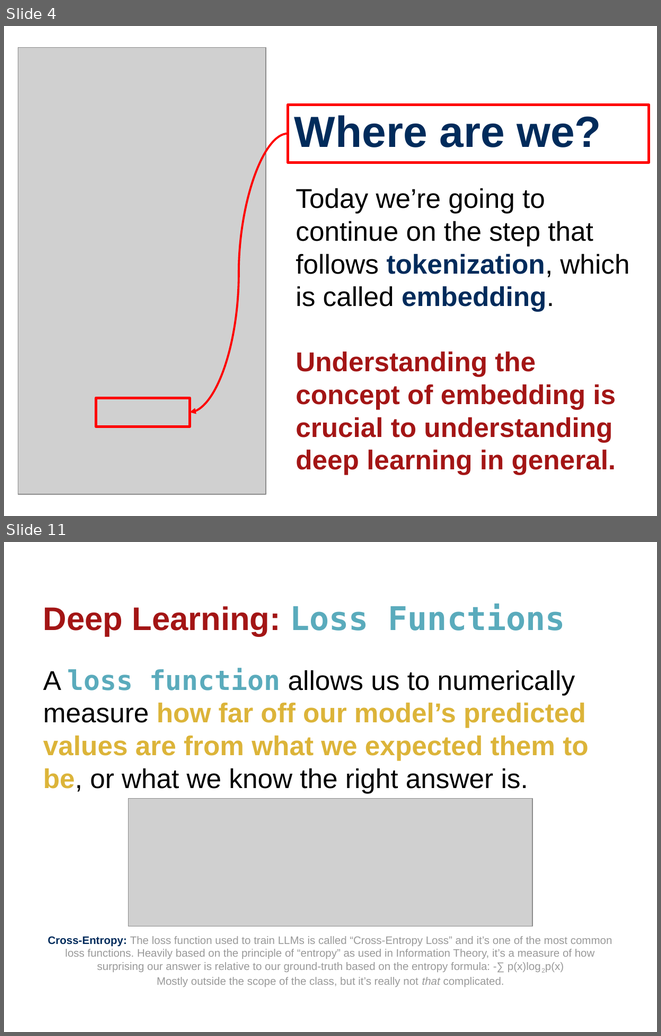
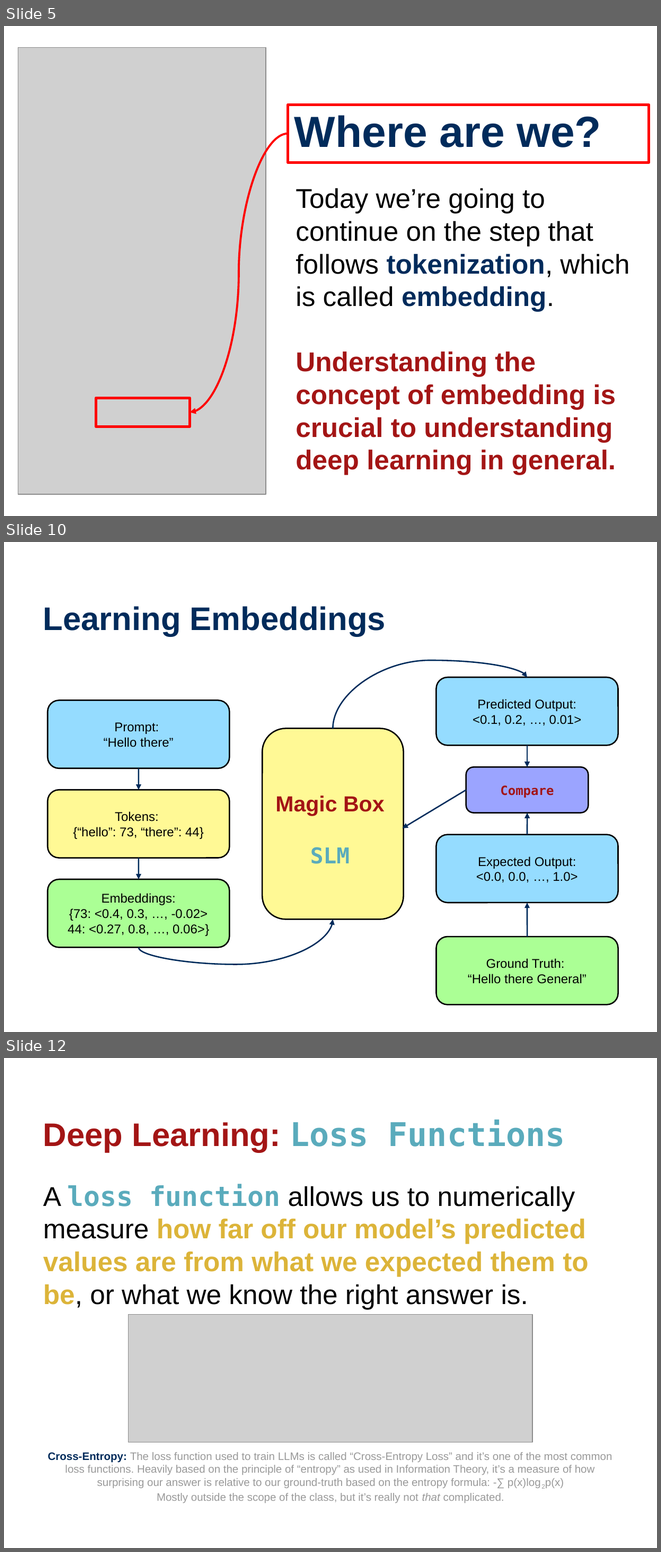
Before and after one commit to wtheisen/nd-cse-10124-lectures, a slide deck: Blank/Lecture_07_ Embeddings_02.pptx. Shown one above the other, each under a label of ours: slides 4 and 11 before the commit, slides 5, 10 and 12 after it; the slides between them are not shown. The pictures are 661x1036 and 661x1552 pixels, drawn with LibreOffice and Linux fonts; fonts in the diff are those of the drawing; grey boxes stand for pictures. Boxes give left, top, right and bottom in pixels: in the first picture for what was removed or moved away, otherwise in the second. Text is boxed around its words. In the diff, an @@ line names an element or a change of style, - is before the commit and + after.

```diff
--- a/Blank/Lecture_07_ Embeddings_02.pptx
+++ b/Blank/Lecture_07_ Embeddings_02.pptx
@@ slide 10 added at [4,542,657,1032], background #FFFFFF @@
@@ title added at [43,606,386,636], 36 pt, text #002B5B, bold @@
+Learning Embeddings
@@ curved arrow added from (333, 728) to (527, 677), #002B5B 1.5 pt @@
@@ rounded rectangle added at [436,677,618,745], fill #95DCFF, outline #000000 1.5 pt, 14 pt, text #000000 @@
+Predicted Output:
+<0.1, 0.2, …, 0.01>
@@ rounded rectangle added at [48,700,230,768], fill #95DCFF, outline #000000 1.5 pt, 14 pt, text #000000 @@
+Prompt:
+“Hello there”
@@ rounded rectangle added at [262,728,403,919], fill #FFF995, outline #000000 1.5 pt @@
@@ arrow added from (527, 745) to (527, 767), #002B5B 1.5 pt @@
@@ curved arrow added from (139, 768) to (139, 790), #002B5B 1.5 pt @@
@@ rounded rectangle added at [466,767,589,813], fill #9BA4FF, outline #000000 1.5 pt, 14 pt, text #A31415, bold @@
+Compare
@@ rounded rectangle added at [48,790,230,857], fill #FFF995, outline #000000 1.5 pt, 14 pt, text #000000 @@
+Tokens:
+{“hello”: 73, “there”: 44}
@@ text added at [275,795,385,864], 24 pt, text #A31415, bold @@
+Magic Box
+SLM
@@ arrow added from (466, 790) to (403, 828), #002B5B 1.5 pt @@
@@ curved arrow added from (527, 835) to (527, 813), #002B5B 1.5 pt @@
@@ rounded rectangle added at [436,835,618,902], fill #95DCFF, outline #000000 1.5 pt, 14 pt, text #000000 @@
+Expected Output:
+<0.0, 0.0, …, 1.0>
@@ curved arrow added from (139, 857) to (139, 879), #002B5B 1.5 pt @@
@@ rounded rectangle added at [48,879,230,947], fill #ABFF95, outline #000000 1.5 pt, 14 pt, text #000000 @@
+Embeddings:
+{73: <0.4, 0.3, …, -0.02>
+44: <0.27, 0.8, …, 0.06>}
@@ arrow added from (527, 936) to (527, 902), #002B5B 1.5 pt @@
@@ curved arrow added from (139, 947) to (333, 919), #002B5B 1.5 pt @@
@@ rounded rectangle added at [436,936,618,1004], fill #ABFF95, outline #000000 1.5 pt, 14 pt, text #000000 @@
+Ground Truth:
+“Hello there General”
@@ what was slide 4 is now slide 5 @@
@@ what was slide 11 is now slide 12 @@
```
Also in this commit, not shown: 3 slides changed, 8 other slides added, 9 slides removed, 12 other files.
